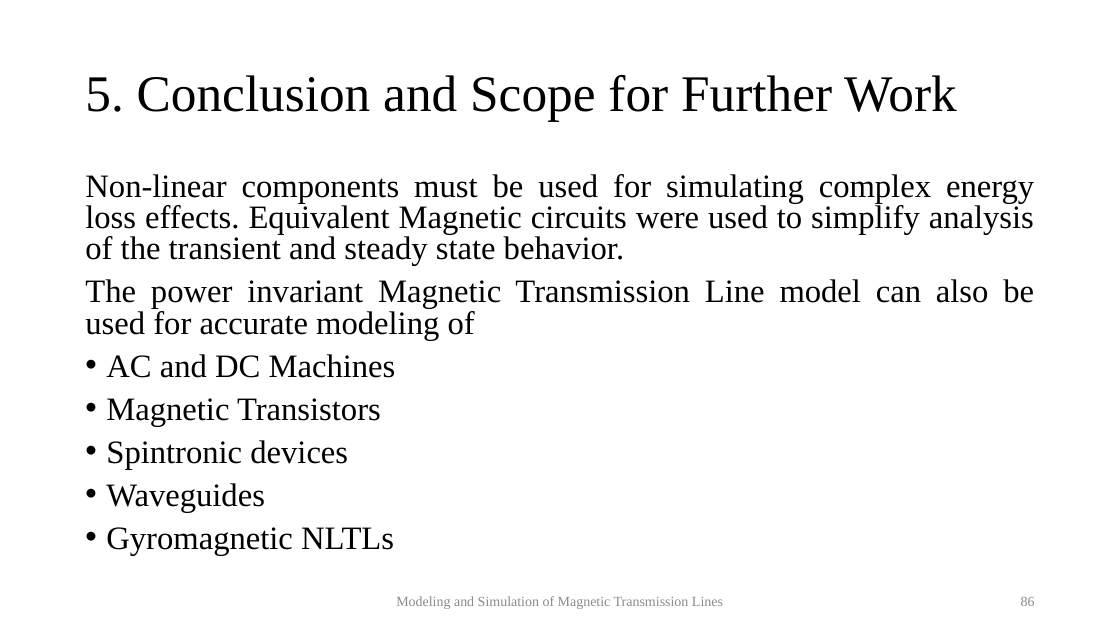
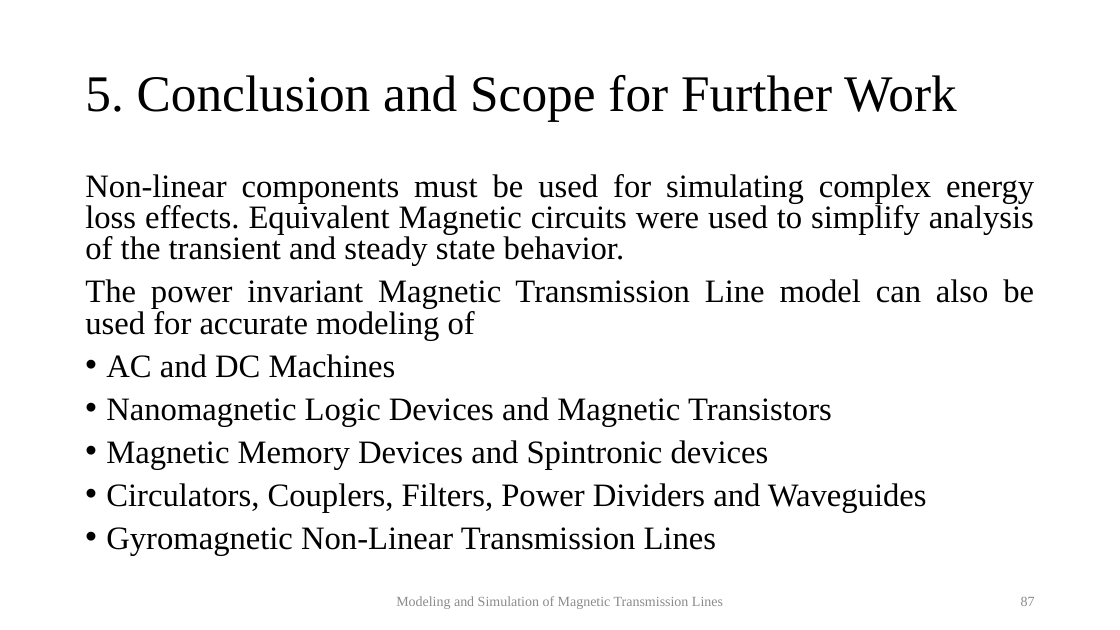
Before and after one commit to MuhammadShamaas1997/Electrical-Engineering, a slide deck: slide 87 of MS/Spring 2020/Thesis/Magnetic Transmission Lines/Thesis Final Presentation.pptx (slide 86 before the commit). Drawn at 1120x630 pixels with LibreOffice and Linux fonts; fonts in the diff are those of the drawing. Boxes give left, top, right and bottom in pixels: in the first picture for what was removed or moved away, otherwise in the second. Text is boxed around its words. In the diff, an @@ line names an element or a change of style, - is before the commit and + after.

Commit message:
V1

```diff
--- a/MS/Spring 2020/Thesis/Magnetic Transmission Lines/Thesis Final Presentation.pptx
+++ b/MS/Spring 2020/Thesis/Magnetic Transmission Lines/Thesis Final Presentation.pptx
@@ text at bbox=[106, 397, 927, 555]: text changed @@
-• Magnetic Transistors
-• Spintronic devices
-• Waveguides
-• Gyromagnetic NLTLs
+• Nanomagnetic Logic Devices and Magnetic Transistors
+• Magnetic Memory Devices and Spintronic devices
+• Circulators, Couplers, Filters, Power Dividers and Waveguides
+• Gyromagnetic Non-Linear Transmission Lines
@@ page number at bbox=[1021, 597, 1035, 606]: text changed @@
-86
+87
```
Also in this commit, not shown: 12 other slides changed, 1 slide added.
